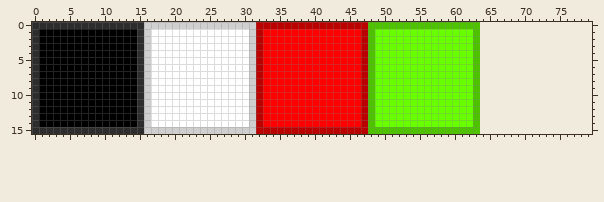
Pixel-art file, stored at channel-zero/Assets/WallTileTemp.aseprite. The picture above is the old version.
64x16 pixels, 1 frame. The old version is drawn lined up with the new one, on the new canvas.
The result:
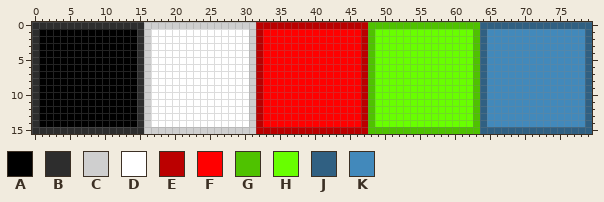
Palette (. is transparent): A #000000  B #2d2d2d  C #cfcfcf  D #ffffff  E #bb0000  F #ff0000  G #4fc200  H #68ff00  J #306082  K #4289bb
Difference:
{"change": "canvas 64x16 -> 80x16"}
{"y":0,"x":64,"old":"................","new":"JJJJJJJJJJJJJJJJ"}
{"y":1,"x":64,"old":"................","new":"JKKKKKKKKKKKKKKJ"}
{"y":2,"x":64,"old":"................","new":"JKKKKKKKKKKKKKKJ"}
{"y":3,"x":64,"old":"................","new":"JKKKKKKKKKKKKKKJ"}
{"y":4,"x":64,"old":"................","new":"JKKKKKKKKKKKKKKJ"}
{"y":5,"x":64,"old":"................","new":"JKKKKKKKKKKKKKKJ"}
{"y":6,"x":64,"old":"................","new":"JKKKKKKKKKKKKKKJ"}
{"y":7,"x":64,"old":"................","new":"JKKKKKKKKKKKKKKJ"}
{"y":8,"x":64,"old":"................","new":"JKKKKKKKKKKKKKKJ"}
{"y":9,"x":64,"old":"................","new":"JKKKKKKKKKKKKKKJ"}
{"y":10,"x":64,"old":"................","new":"JKKKKKKKKKKKKKKJ"}
{"y":11,"x":64,"old":"................","new":"JKKKKKKKKKKKKKKJ"}
{"y":12,"x":64,"old":"................","new":"JKKKKKKKKKKKKKKJ"}
{"y":13,"x":64,"old":"................","new":"JKKKKKKKKKKKKKKJ"}
{"y":14,"x":64,"old":"................","new":"JKKKKKKKKKKKKKKJ"}
{"y":15,"x":64,"old":"................","new":"JJJJJJJJJJJJJJJJ"}
